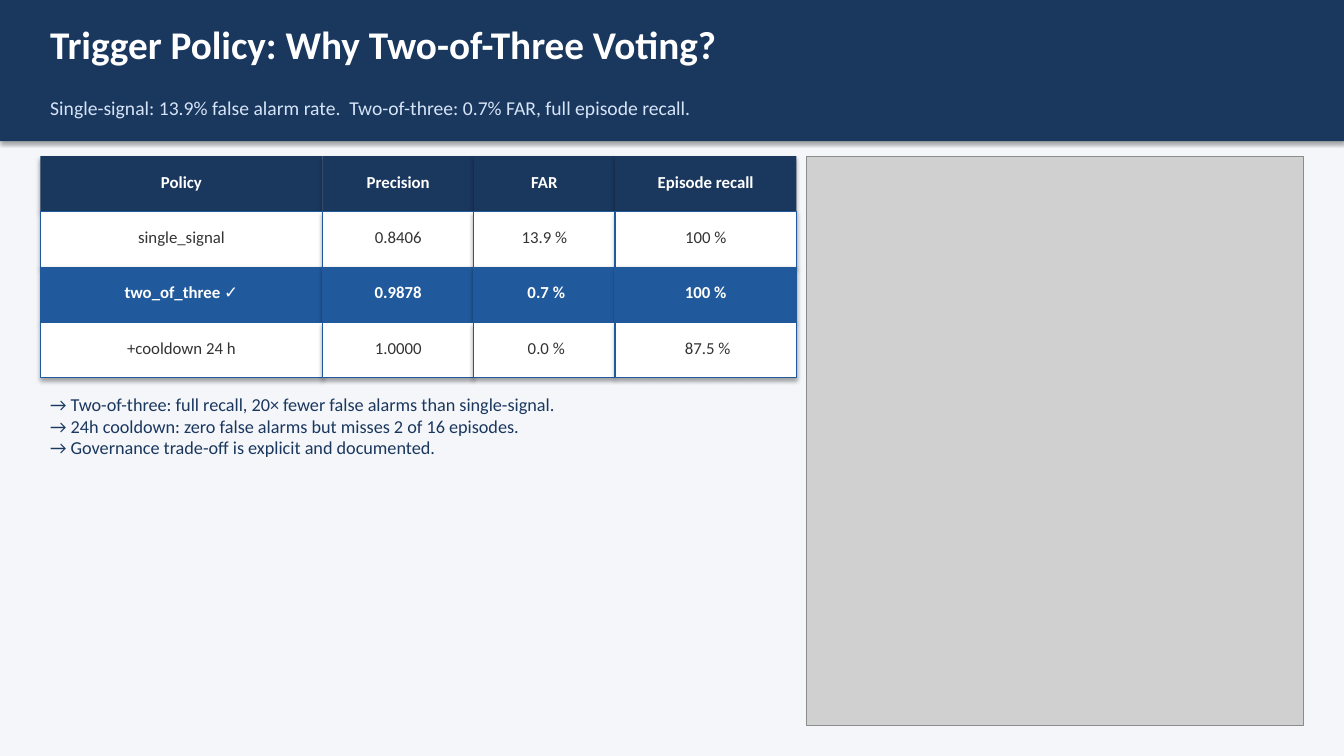
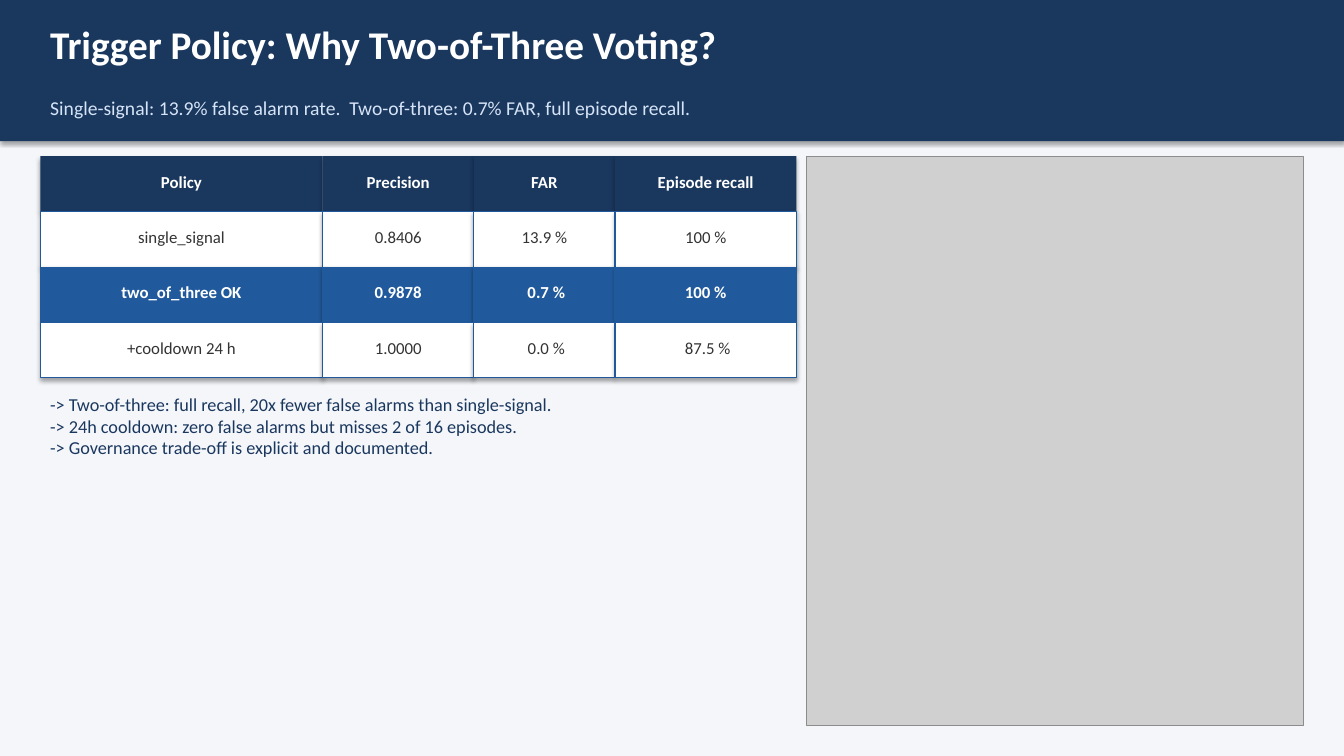
Before and after one commit to ShalinVachheta017/wearable-har-mlops-pipeline, a slide deck: slide 10 of internal/writing/defense_slides.pptx. Drawn at 1344x756 pixels with LibreOffice and Linux fonts; fonts in the diff are those of the drawing; grey boxes stand for pictures. Boxes give left, top, right and bottom in pixels: in the first picture for what was removed or moved away, otherwise in the second. Text is boxed around its words. In the diff, an @@ line names an element or a change of style, - is before the commit and + after.

```diff
--- a/internal/writing/defense_slides.pptx
+++ b/internal/writing/defense_slides.pptx
@@ text at <box>121,286,242,301</box>: text changed @@
-two_of_three ✓
+two_of_three OK
@@ text at <box>69,398,551,457</box>: text changed @@
-→ Two-of-three: full recall, 20× fewer false alarms than single-signal.
-→ 24h cooldown: zero false alarms but misses 2 of 16 episodes.
-→ Governance trade-off is explicit and documented.
+-> Two-of-three: full recall, 20x fewer false alarms than single-signal.
+-> 24h cooldown: zero false alarms but misses 2 of 16 episodes.
+-> Governance trade-off is explicit and documented.
```
Also in this commit, not shown: 16 other slides changed, 2 other files.
